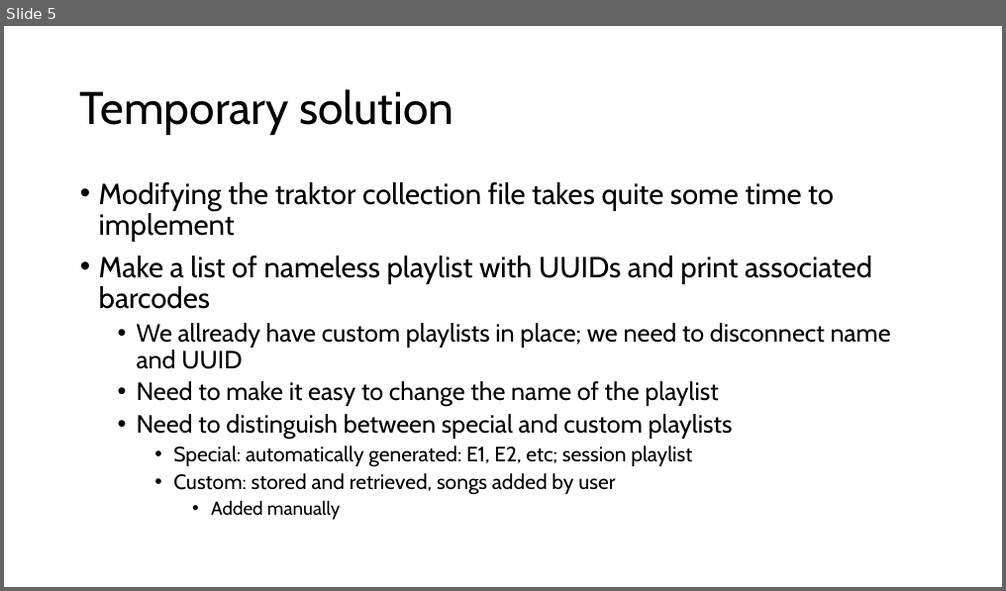
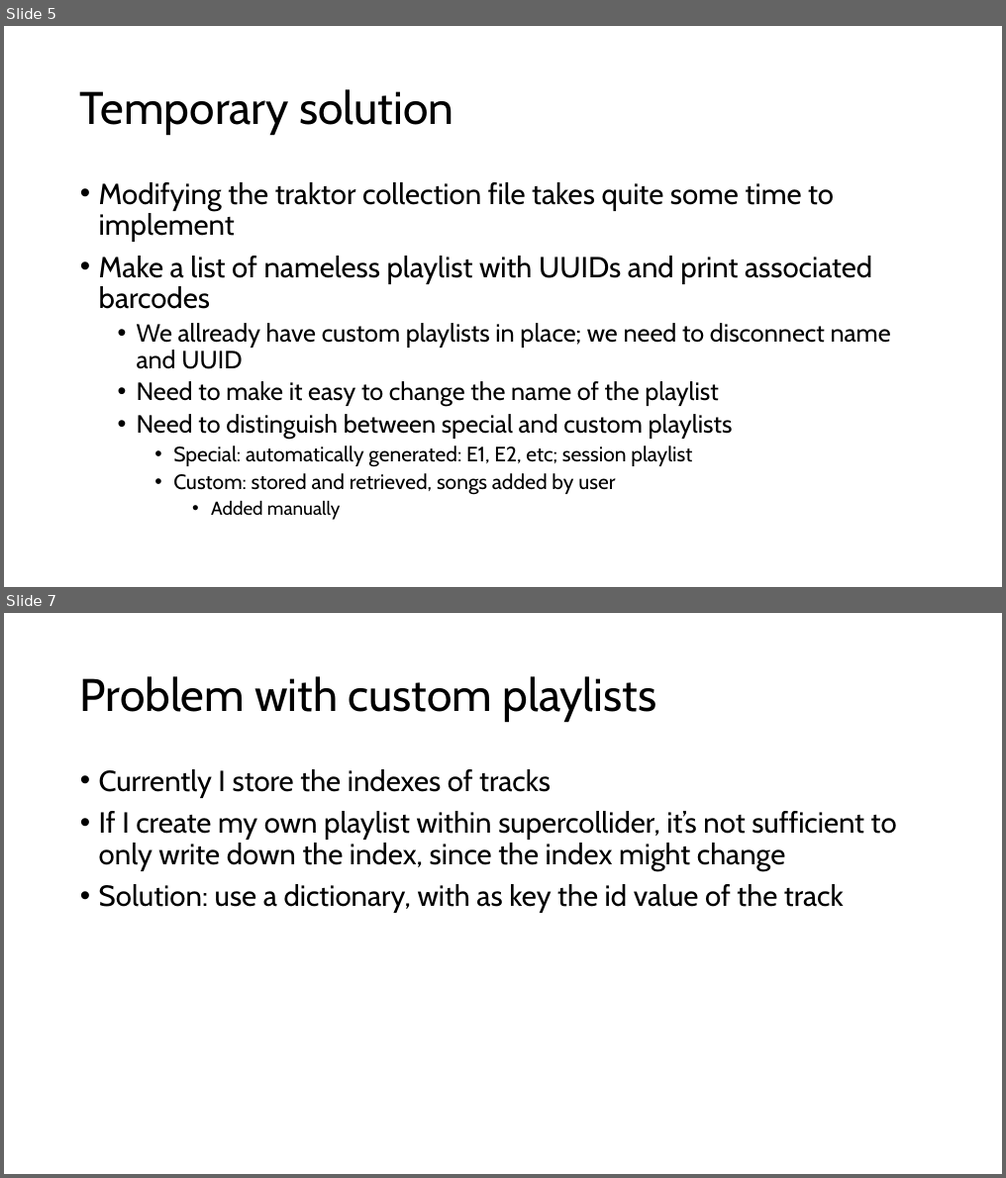
Before and after one commit to pier3100/SUDJ-peripheral, a slide deck: Design Log/Music Library.pptx. Shown one above the other, each under a label of ours: slide 5 before the commit, slides 5 and 7 after it; the slides between them are not shown. The pictures are 1006x591 and 1006x1178 pixels, drawn with LibreOffice and Linux fonts; fonts in the diff are those of the drawing. Boxes give left, top, right and bottom in pixels: in the first picture for what was removed or moved away, otherwise in the second. Text is boxed around its words. In the diff, an @@ line names an element or a change of style, - is before the commit and + after.

```diff
--- a/Design Log/Music Library.pptx
+++ b/Design Log/Music Library.pptx
@@ slide 7 added at box(4, 613, 1002, 1174), background #FFFFFF @@
@@ title added at box(80, 676, 657, 722), 44 pt, text #000000 @@
+Problem with custom playlists
@@ text added at box(99, 769, 897, 913), 28 pt, text #000000 @@
+• Currently I store the indexes of tracks
+• If I create my own playlist within supercollider, it’s not sufficient to only write down the index, since the index might change
+• Solution: use a dictionary, with as key the id value of the track
```
Also in this commit, not shown: 1 slide changed, 4 other slides added, 5 other files.
